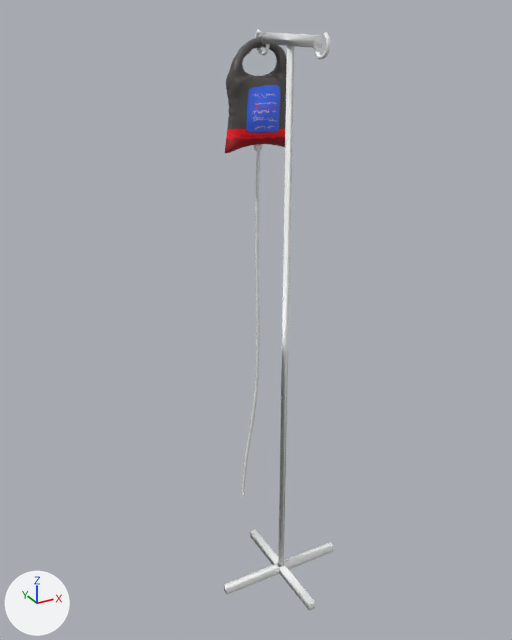
An edit to the Blender file models/perfuzie/perfuzie.blend, drawn before and after from the same camera.
Rendered twice from a 50 mm lens placed at (-5.71, -9.37, 10.17), pointed at (0.01, 1.03, 4.97). Every picture has the same lights, and +X, +Y and +Z are marked at lower left.
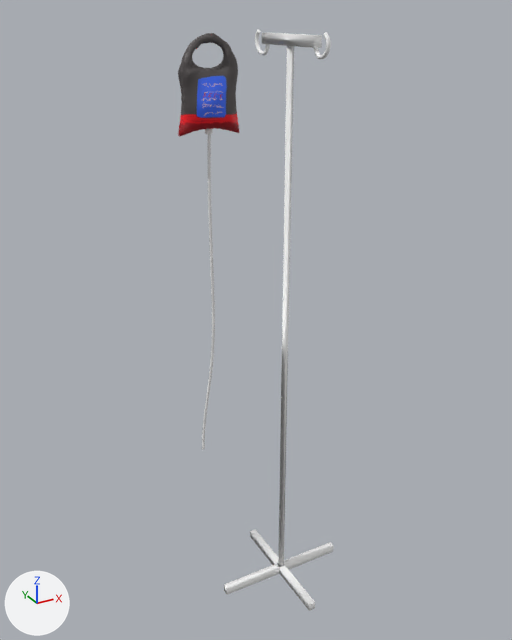
Diff of the bpy script that builds the scene:
```diff
--- a/models/perfuzie/perfuzie.blend.py
+++ b/models/perfuzie/perfuzie.blend.py
@@ img_material_base_color @@
-img_material_base_color = load_image('Material Base Color', '_unpacked/Material_Base_Color', 1024, 1024, 'sRGB')
+img_material_base_color = load_image('Material Base Color', '../../DeltaHospital/Assets/Models/Materials/bag_texture.png', 1024, 1024, 'sRGB')
@@ me_cube_001 @@
 me_cube_001.from_pydata(...)  # 448 vertices, 380 faces; spans x -18.5..18.5, y -1.0..1.0, z -1.0..127.5
 # used by ob_cube_001; location = (0.0, 0.0, 0.0); rotation_euler = (0.0, 0.0, 1.571), in degrees (0, 0, 90); scale = (0.0621, 1.22, 0.0775)
+# me_cube_001 part 1: texture (UV) coordinates of 380 of 380 faces, centred in x -18.5..18.5, y -1.0..1.0, z -1.0..127.5, changed; they spanned u 0.0..0.16, v 0.0..1.0 and now span u 0.02..1.14, v 0.0..1.0
 me_cube_001.materials.append(mat_metalspottydiscoloration001_2k)
@@ ob_plane @@
 ob_plane = bpy.data.objects.new('Plane', me_plane_001)
-ob_plane.location = (0.04, 1.24, 8.73)
+ob_plane.location = (0.04, 3.13, 8.73)
 ob_plane.rotation_euler = (2.614, 1.544, 4.139)  # degrees (150, 88, 237)
@@ ob_nurbspath @@
 ob_nurbspath = bpy.data.objects.new('NurbsPath', me_nurbspath)
-ob_nurbspath.location = (0.07, 0.96, 6.45)
+ob_nurbspath.location = (0.07, 2.85, 6.45)
 ob_nurbspath.rotation_euler = (-4.544, -1.546, 3.603)  # degrees (-260, -89, 206)
@@ ob_cylinder_001 @@
 ob_cylinder_001 = bpy.data.objects.new('Cylinder.001', me_cylinder_001)
-ob_cylinder_001.location = (0.0, 0.94, 8.12)
+ob_cylinder_001.location = (0.0, 2.83, 8.12)
 ob_cylinder_001.scale = (0.0674, 0.0674, 0.0674)
```

Location of each change, (x1, y1, x2, y2) in pixels of the pictures (512 x 640 px):
'Plane', surface changed, moved: before (225, 37, 287, 153); after (178, 33, 239, 136)
'NurbsPath', moved: before (242, 151, 260, 497); after (202, 134, 215, 449)
'Cylinder.001', moved: before (254, 144, 262, 151); after (205, 129, 213, 134)
part 1 of me_cube_001, surface changed: (224, 29, 334, 611) in both
